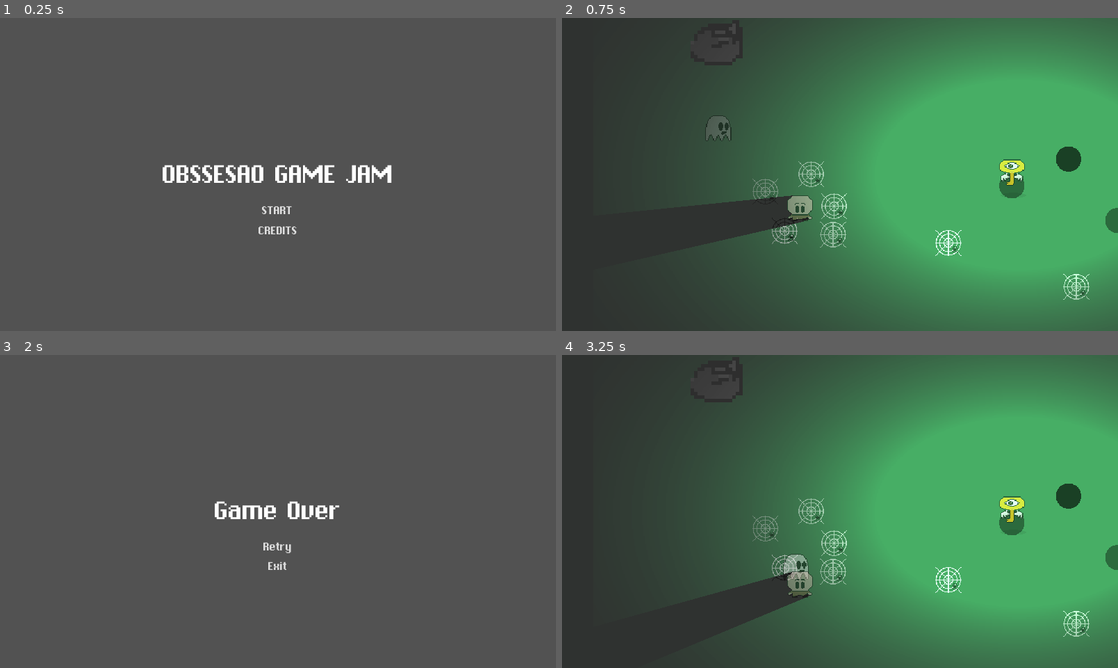
Above: before the commit, frames 1-4 (two rows, left to right).
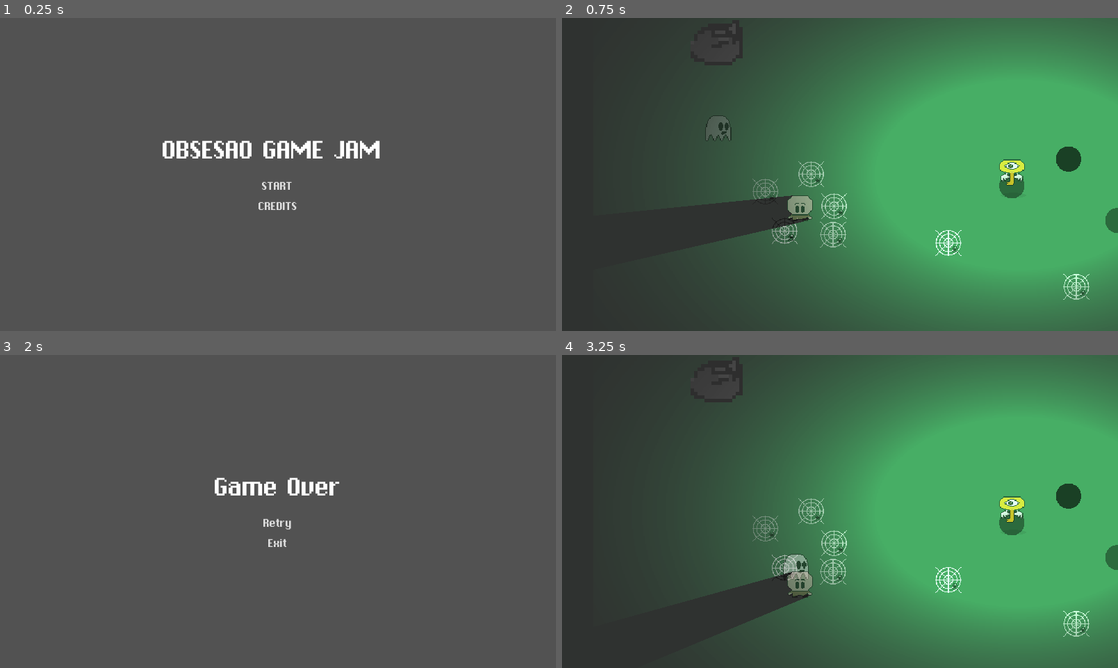
Above: after the commit, the same moments.

Repository: GameJams-fiwon123/GameD3v-OBSESSAO
Game: Godot game, scene res://Scenes/Screens/MainMenu.tscn
The game is run twice, just before and just after one commit, with the same random seed, the same clock (stepped at 60 frames per second) and the same inputs.
Inputs:
- Up to frame 1 (0.25 s): no input
- Up to frame 2 (0.75 s): click "START" at 0.5 s
- Up to frame 3 (2 s): hold D (right) from 1.28 s (still down); tap Space (jump) at 1.52 s
- Up to frame 4 (3.25 s): release D (right) at 2 s; click "Retry" at 2 s; hold S (down) from 2.78 s (still down); tap Space (jump) at 3.02 s

The runs differ from the first frame. In frame 1, 2.7% of the frame differs, in the area x 29-71%, y 39-70%; in frame 2, nothing differs; in frame 3, 1.4%; in frame 4, nothing differs.
Error in both runs: Invalid get index '0' (on base: 'PoolVector2Array'). (res://Scripts/Key.gd:28)

Commit message:
Put Sprites in folder GFX

Diff:
--- a/obsessao/Scenes/Level/Level1.tscn
+++ b/obsessao/Scenes/Level/Level1.tscn
@@ -52,6 +52,81 @@
 
 [node name="Position2D5" type="Position2D" parent="Navigation2D/Destinations"]
 position = Vector2( 1947.23, 242.708 )
+
+[node name="Position2D8" type="Position2D" parent="Navigation2D/Destinations"]
+position = Vector2( 2222.32, 236.526 )
+
+[node name="Position2D9" type="Position2D" parent="Navigation2D/Destinations"]
+position = Vector2( 2549.95, 387.978 )
+
+[node name="Position2D10" type="Position2D" parent="Navigation2D/Destinations"]
+position = Vector2( 2828.12, 700.155 )
+
+[node name="Position2D11" type="Position2D" parent="Navigation2D/Destinations"]
+position = Vector2( 3137.21, 774.336 )
+
+[node name="Position2D12" type="Position2D" parent="Navigation2D/Destinations"]
+position = Vector2( 3387.57, 551.794 )
+
+[node name="Position2D13" type="Position2D" parent="Navigation2D/Destinations"]
+position = Vector2( 3529.75, 338.525 )
+
+[node name="Position2D14" type="Position2D" parent="Navigation2D/Destinations"]
+position = Vector2( 3702.84, 190.164 )
+
+[node name="Position2D15" type="Position2D" parent="Navigation2D/Destinations"]
+position = Vector2( 4033.56, 251.981 )
+
+[node name="Position2D16" type="Position2D" parent="Navigation2D/Destinations"]
+position = Vector2( 3894.47, 477.613 )
+
+[node name="Position2D17" type="Position2D" parent="Navigation2D/Destinations"]
+position = Vector2( 4027.38, 771.245 )
+
+[node name="Position2D18" type="Position2D" parent="Navigation2D/Destinations"]
+position = Vector2( 4367.37, 746.518 )
+
+[node name="Position2D19" type="Position2D" parent="Navigation2D/Destinations"]
+position = Vector2( 4555.91, 610.52 )
+
+[node name="Position2D20" type="Position2D" parent="Navigation2D/Destinations"]
+position = Vector2( 4840.27, 483.795 )
+
+[node name="Position2D21" type="Position2D" parent="Navigation2D/Destinations"]
+position = Vector2( 5019.54, 715.609 )
+
+[node name="Position2D22" type="Position2D" parent="Navigation2D/Destinations"]
+position = Vector2( 5226.63, 783.608 )
+
+[node name="Position2D23" type="Position2D" parent="Navigation2D/Destinations"]
+position = Vector2( 5433.72, 499.249 )
+
+[node name="Position2D24" type="Position2D" parent="Navigation2D/Destinations"]
+position = Vector2( 5723.26, 329.252 )
+
+[node name="Position2D25" type="Position2D" parent="Navigation2D/Destinations"]
+position = Vector2( 6016.77, 641.403 )
+
+[node name="Position2D26" type="Position2D" parent="Navigation2D/Destinations"]
+position = Vector2( 6487.33, 599.473 )
+
+[node name="Position2D27" type="Position2D" parent="Navigation2D/Destinations"]
+position = Vector2( 7116.29, 287.321 )
+
+[node name="Position2D28" type="Position2D" parent="Navigation2D/Destinations"]
+position = Vector2( 7875.71, 510.952 )
+
+[node name="Position2D29" type="Position2D" parent="Navigation2D/Destinations"]
+position = Vector2( 8430.13, 543.565 )
+
+[node name="Position2D30" type="Position2D" parent="Navigation2D/Destinations"]
+position = Vector2( 8914.66, 329.252 )
+
+[node name="Position2D31" type="Position2D" parent="Navigation2D/Destinations"]
+position = Vector2( 9268.74, 469.021 )
+
+[node name="Position2D32" type="Position2D" parent="Navigation2D/Destinations"]
+position = Vector2( 9268.74, 469.021 )
 
 [node name="YSort" type="YSort" parent="."]
 
--- a/obsessao/Scenes/Screens/Credits.tscn
+++ b/obsessao/Scenes/Screens/Credits.tscn
@@ -31,9 +31,9 @@
 anchor_right = 0.5
 anchor_bottom = 0.5
 margin_left = -98.0
-margin_top = -52.0
+margin_top = -84.0
 margin_right = 98.0
-margin_bottom = 52.0
+margin_bottom = 84.0
 custom_constants/separation = 30
 
 [node name="Title" type="Label" parent="ColorRect/VBoxContainer"]
--- a/obsessao/Scenes/Screens/GameOver.tscn
+++ b/obsessao/Scenes/Screens/GameOver.tscn
@@ -27,9 +27,9 @@
 anchor_right = 0.5
 anchor_bottom = 0.5
 margin_left = -146.0
-margin_top = -36.0
+margin_top = -90.0
 margin_right = 146.0
-margin_bottom = 36.0
+margin_bottom = 90.0
 custom_constants/separation = 30
 
 [node name="Title" type="Label" parent="ColorRect/VBoxContainer"]
--- a/obsessao/Scenes/Screens/MainMenu.tscn
+++ b/obsessao/Scenes/Screens/MainMenu.tscn
@@ -27,16 +27,16 @@
 anchor_right = 0.5
 anchor_bottom = 0.5
 margin_left = -266.0
-margin_top = -34.0
+margin_top = -90.0
 margin_right = 266.0
-margin_bottom = 34.0
+margin_bottom = 90.0
 custom_constants/separation = 30
 
 [node name="Title" type="Label" parent="ColorRect/VBoxContainer"]
 margin_right = 532.0
 margin_bottom = 68.0
 custom_fonts/font = SubResource( 1 )
-text = "OBSSESAO GAME JAM"
+text = "OBSESAO GAME JAM"
 
 [node name="VBoxContainer2" type="VBoxContainer" parent="ColorRect/VBoxContainer"]
 margin_top = 98.0
--- a/obsessao/Scenes/Screens/Victory.tscn
+++ b/obsessao/Scenes/Screens/Victory.tscn
@@ -27,9 +27,9 @@
 anchor_right = 0.5
 anchor_bottom = 0.5
 margin_left = -114.5
-margin_top = -54.0
+margin_top = -67.0
 margin_right = 114.5
-margin_bottom = 54.0
+margin_bottom = 67.0
 custom_constants/separation = 30
 
 [node name="Title" type="Label" parent="ColorRect/VBoxContainer"]
Binary file added: obsessao/GFX/Andando_na_Vertical.png
Not shown, added: obsessao/GFX/Andando_na_Vertical.png.import
Binary file added: obsessao/GFX/Andando_para_baixo.png
Not shown, added: obsessao/GFX/Andando_para_baixo.png.import
Binary file added: obsessao/GFX/Andando_pra_cima.png
Not shown, added: obsessao/GFX/Andando_pra_cima.png.import
Binary file added: obsessao/GFX/Chave_do_Ceu.png
Not shown, added: obsessao/GFX/Chave_do_Ceu.png.import
Binary file added: obsessao/GFX/Espinhos.png
Not shown, added: obsessao/GFX/Espinhos.png.import
Binary file added: obsessao/GFX/Flecha.png
Not shown, added: obsessao/GFX/Flecha.png.import
(and 10 more such lines)
